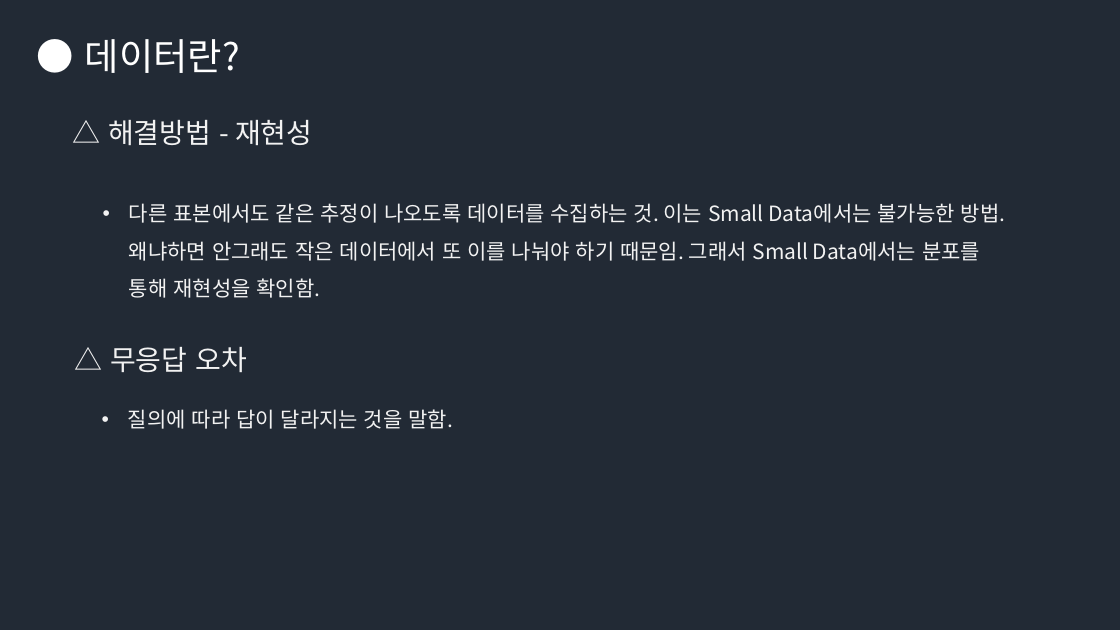
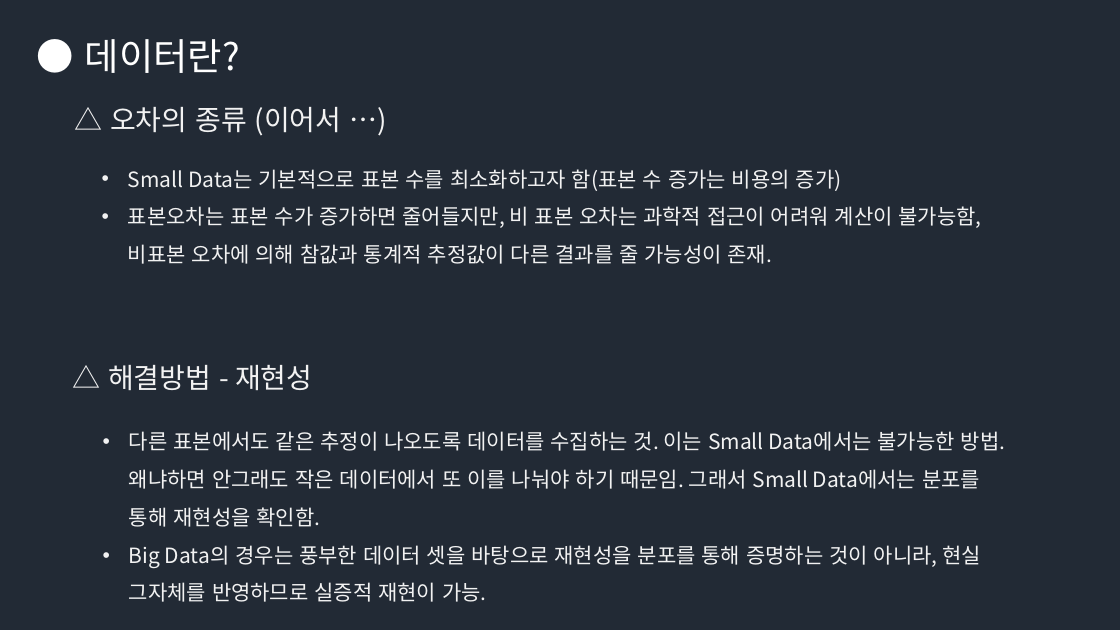
Before and after one commit to Groot-Space/Groot-space.github.io, a slide deck: slide 21 of assets/images/AI/데이터분석, 머신러닝, 딥러닝, AI.pptx (slide 20 before the commit). Drawn at 1120x630 pixels with LibreOffice and Linux fonts; fonts in the diff are those of the drawing. Boxes give left, top, right and bottom in pixels: in the first picture for what was removed or moved away, otherwise in the second. Text is boxed around its words. In the diff, an @@ line names an element or a change of style, - is before the commit and + after.

```diff
--- a/assets/images/AI/데이터분석, 머신러닝, 딥러닝, AI.pptx
+++ b/assets/images/AI/데이터분석, 머신러닝, 딥러닝, AI.pptx
@@ text at bbox=[110, 107, 342, 135]: text changed @@
-△ 무응답 오차
+△ 오차의 종류 (이어서 …)
@@ text added at bbox=[128, 169, 982, 264], 18 pt, text #F2F2F2 @@
+• Small Data는 기본적으로 표본 수를 최소화하고자 함(표본 수 증가는 비용의 증가)
+• 표본오차는 표본 수가 증가하면 줄어들지만, 비 표본 오차는 과학적 접근이 어려워 계산이 불가능함, 비표본 오차에 의해 참값과 통계적 추정값이 다른 결과를 줄 가능성이 존재.
@@ text "△ 해결방법 - 재현성": place and size @@
-text "△ 해결방법 - 재현성" at bbox=[108, 120, 312, 145]
+text "△ 해결방법 - 재현성" at bbox=[108, 365, 312, 390]
@@ text "다른 표본에서도 같은 추정이 나오도록 ...": place and size @@
-text "다른 표본에서도 같은 추정이 나오도록 ..." at bbox=[129, 203, 1005, 298]
+text "다른 표본에서도 같은 추정이 나오도록 ..." at bbox=[129, 431, 1005, 602]
@@ text removed at bbox=[128, 409, 452, 429] @@
-• 질의에 따라 답이 달라지는 것을 말함.
@@ text at bbox=[129, 545, 981, 602]: paragraph added @@
+• Big Data의 경우는 풍부한 데이터 셋을 바탕으로 재현성을 분포를 통해 증명하는 것이 아니라, 현실 그자체를 반영하므로 실증적 재현이 가능.
```
Also in this commit, not shown: 2 other slides changed, 17 slides added.
